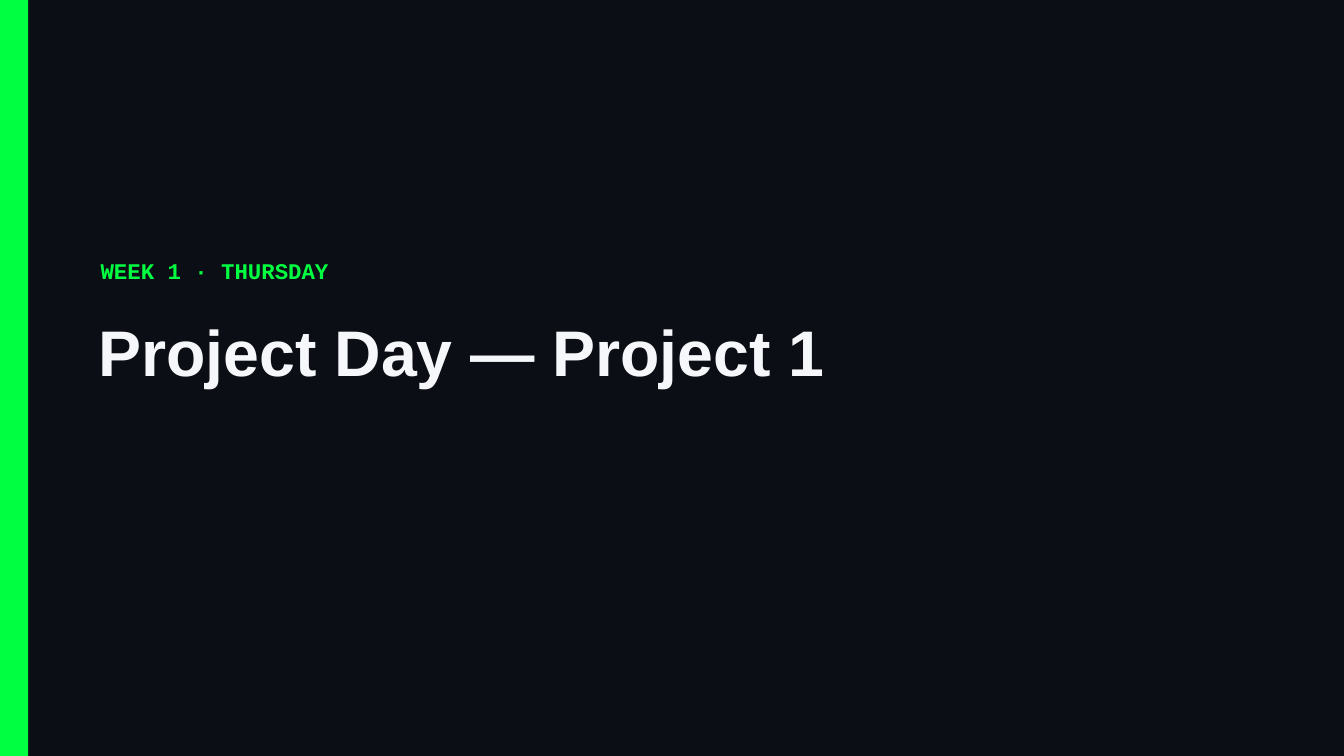
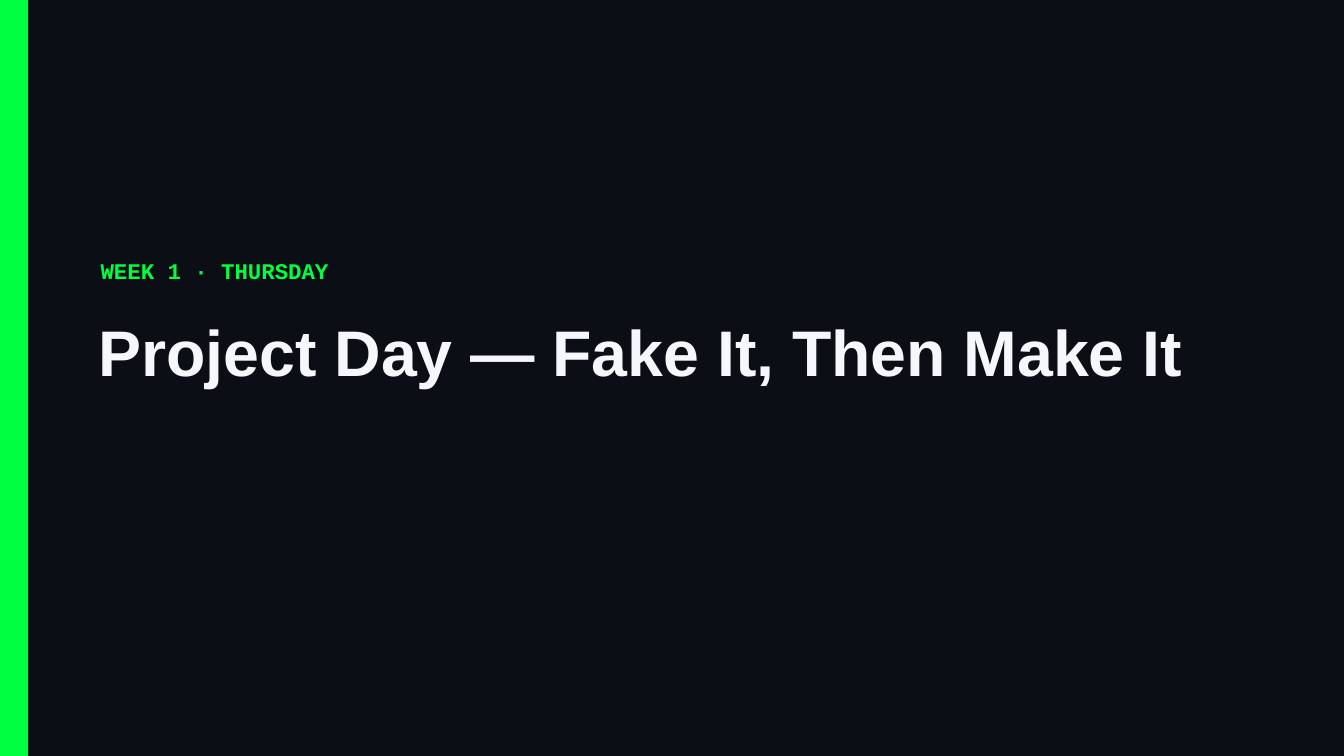
Before and after one commit to Cornell-Tech-Vibe-Coding-Summer-2026/website, a slide deck: slide 1 of slides/Week1-Thu-Project-Day.pptx. Drawn at 1344x756 pixels with LibreOffice and Linux fonts; fonts in the diff are those of the drawing. Boxes give left, top, right and bottom in pixels: in the first picture for what was removed or moved away, otherwise in the second. Text is boxed around its words. In the diff, an @@ line names an element or a change of style, - is before the commit and + after.

```diff
--- a/slides/Week1-Thu-Project-Day.pptx
+++ b/slides/Week1-Thu-Project-Day.pptx
@@ text at bbox=[99, 329, 1182, 388]: text changed @@
-Project Day — Project 1
+Project Day — Fake It, Then Make It
```
Also in this commit, not shown: 1 other slide changed, 10 slides added, 1 other file.
